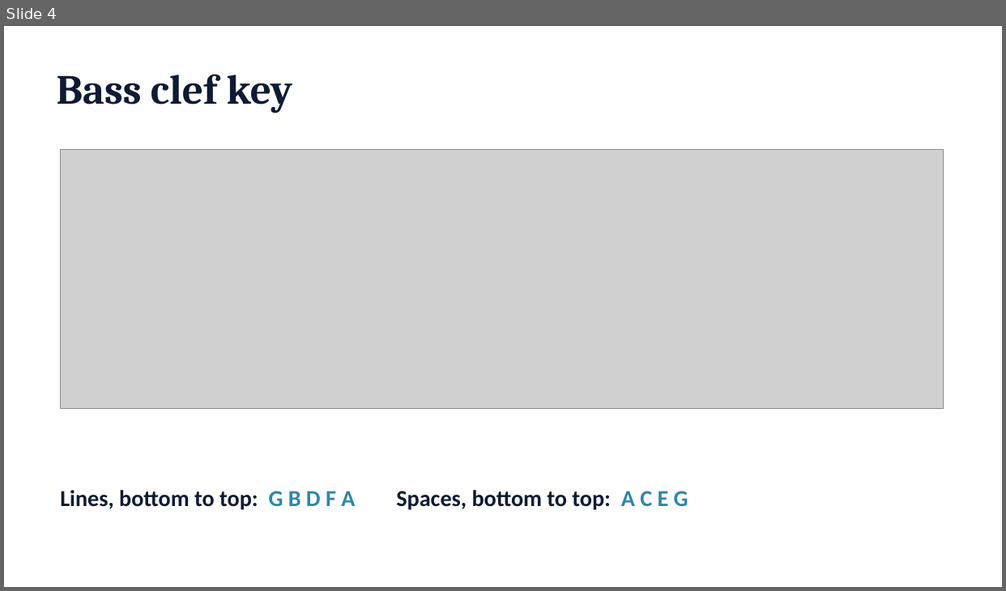
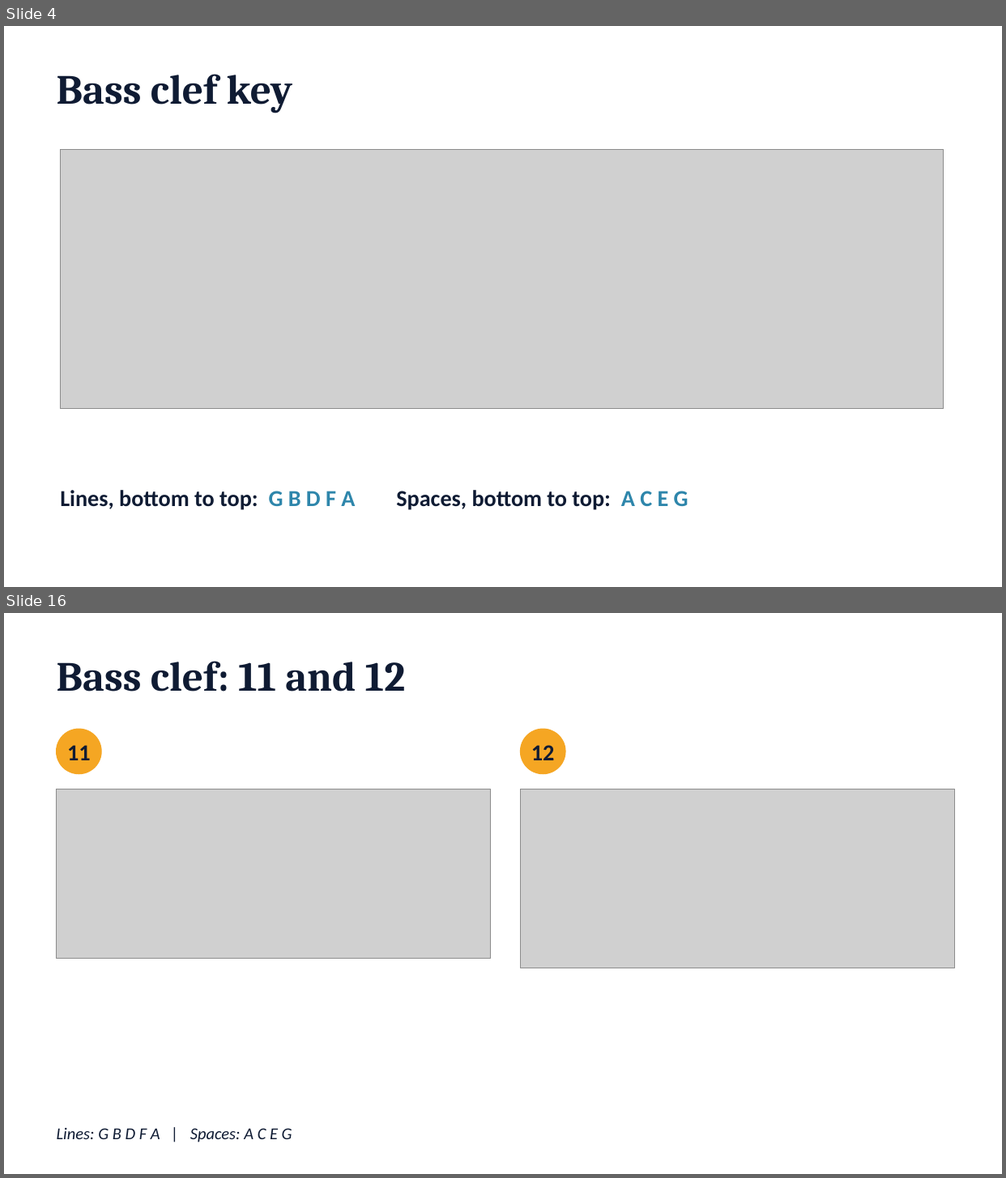
Before and after one commit to Khodell93/classroom-bridge, a slide deck: demo-materials/ClassroomBridge-CrackTheCode-Slides.pptx. Shown one above the other, each under a label of ours: slide 4 before the commit, slides 4 and 16 after it; the slides between them are not shown. The pictures are 1006x591 and 1006x1178 pixels, drawn with LibreOffice and Linux fonts; fonts in the diff are those of the drawing; grey boxes stand for pictures. Boxes give left, top, right and bottom in pixels: in the first picture for what was removed or moved away, otherwise in the second. Text is boxed around its words. In the diff, an @@ line names an element or a change of style, - is before the commit and + after.

```diff
--- a/demo-materials/ClassroomBridge-CrackTheCode-Slides.pptx
+++ b/demo-materials/ClassroomBridge-CrackTheCode-Slides.pptx
@@ slide 16 added at [4,613,1002,1174], background #FFFFFF @@
@@ title added at [57,661,406,692], 40 pt, text #0F1B33, bold @@
+Bass clef: 11 and 12
@@ ellipse added at [57,729,101,774], fill #F5A623, outline #F5A623 1 pt @@
@@ ellipse added at [521,729,565,774], fill #F5A623, outline #F5A623 1 pt @@
@@ text added at [67,745,91,760], 22 pt, text #0F1B33, bold @@
+11
@@ text added at [531,745,555,760], 22 pt, text #0F1B33, bold @@
+12
@@ picture added at [57,789,491,959] @@
@@ picture added at [521,789,955,969] @@
@@ text added at [57,1128,292,1143], 16 pt, text #0F1B33, italic @@
+Lines: G B D F A | Spaces: A C E G
```
Also in this commit, not shown: 18 other slides added, 5 slides removed, 4 other files.
